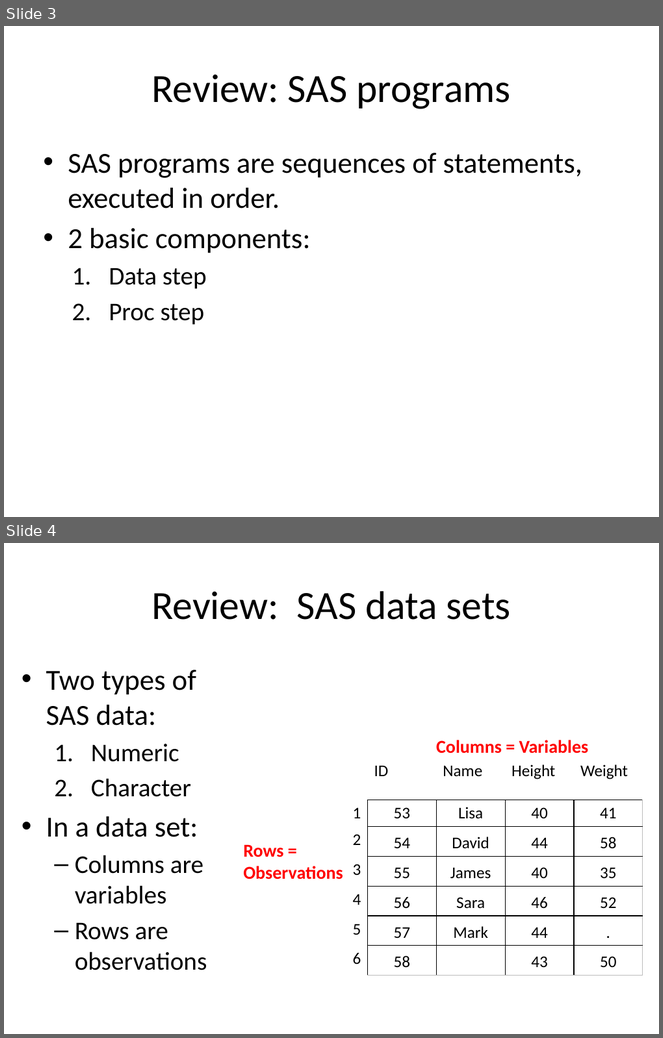
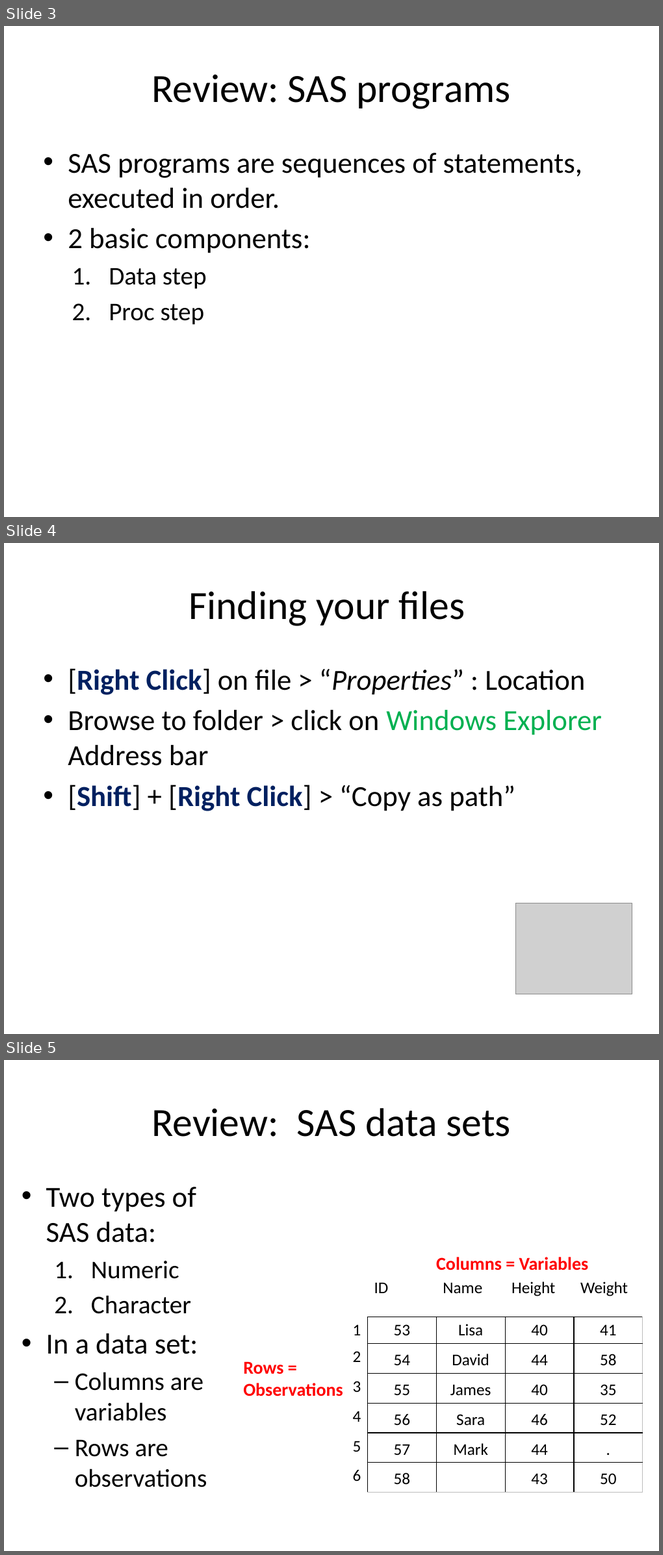
Before and after one commit to CUNYSPHCode/IntroSAS, a slide deck: Session2/Session2_MRamos.pptx. Shown one above the other, each under a label of ours: slides 3 and 4 before the commit, slides 3, 4 and 5 after it. The pictures are 663x1038 and 663x1555 pixels, drawn with LibreOffice and Linux fonts; fonts in the diff are those of the drawing; grey boxes stand for pictures. Boxes give left, top, right and bottom in pixels: in the first picture for what was removed or moved away, otherwise in the second. Text is boxed around its words. In the diff, an @@ line names an element or a change of style, - is before the commit and + after.

```diff
--- a/Session2/Session2_MRamos.pptx
+++ b/Session2/Session2_MRamos.pptx
@@ slide 4 added at [4, 543, 659, 1034], background #FFFFFF @@
@@ title added at [189, 591, 465, 626], 44 pt, text #000000 @@
+Finding your files
@@ text added at [68, 668, 602, 811], 32 pt, text #000000 @@
+• [Right Click] on file > “Properties” : Location
+• Browse to folder > click on Windows Explorer Address bar
+• [Shift] + [Right Click] > “Copy as path”
@@ picture added at [516, 903, 633, 995] @@
@@ what was slide 4 is now slide 5 @@
```
Also in this commit, not shown: 6 slides changed, 1 other file.
